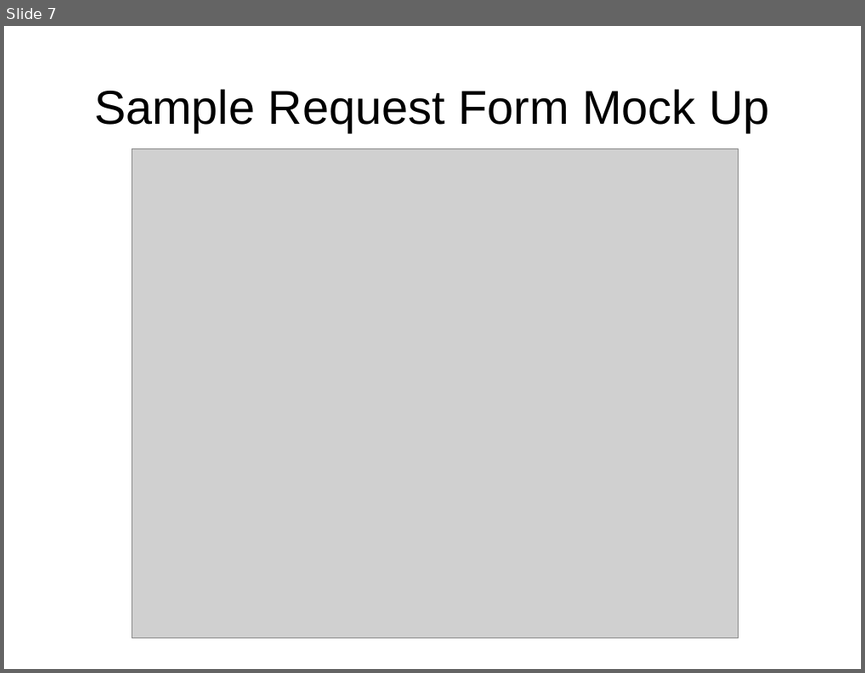
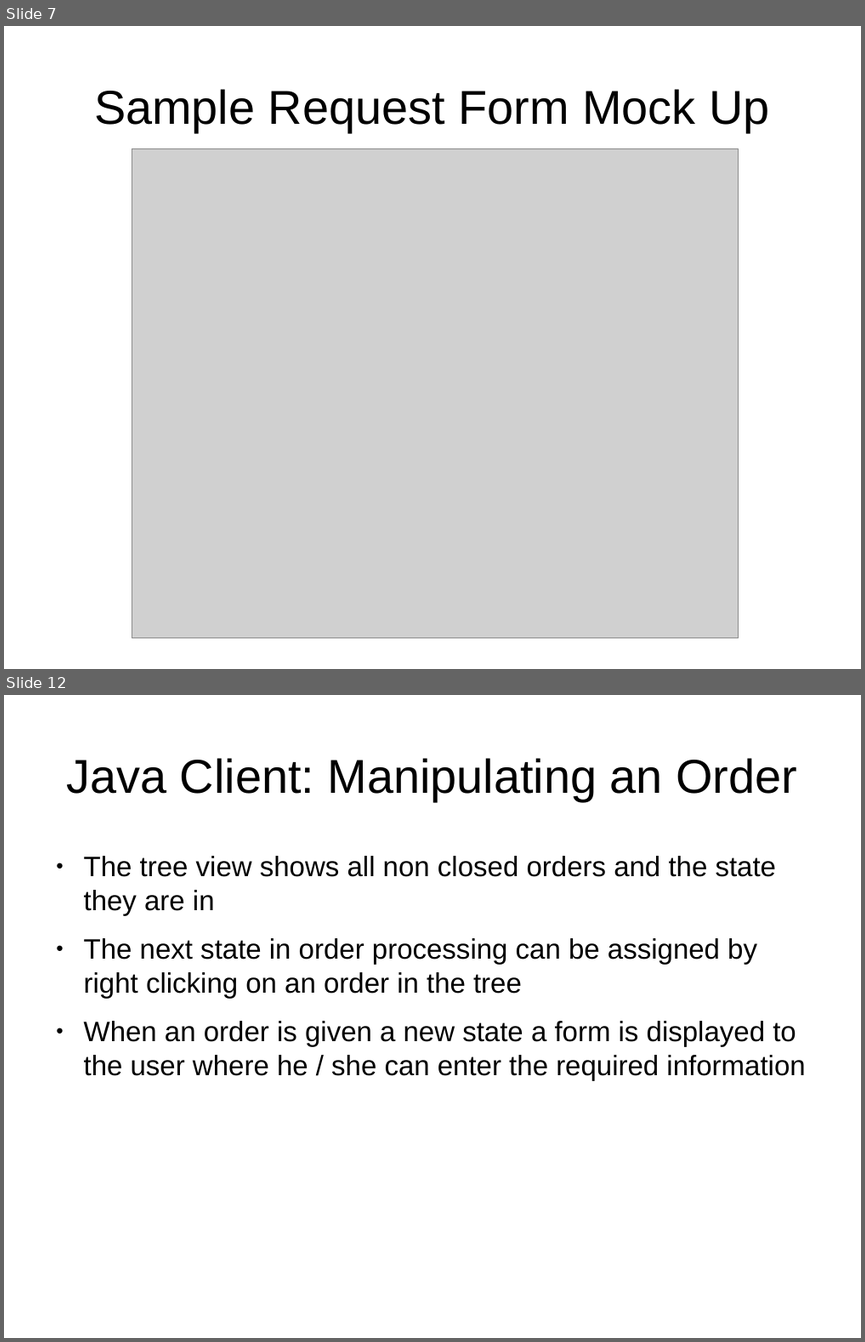
Before and after one commit to CBSR-Biobank/biobank, a slide deck: docs/sampleRequestFlowcharts.odp. Shown one above the other, each under a label of ours: slide 7 before the commit, slides 7 and 12 after it; the slides between them are not shown. The pictures are 865x673 and 865x1342 pixels, drawn with LibreOffice and Linux fonts; fonts in the diff are those of the drawing; grey boxes stand for pictures. Boxes give left, top, right and bottom in pixels: in the first picture for what was removed or moved away, otherwise in the second. Text is boxed around its words. In the diff, an @@ line names an element or a change of style, - is before the commit and + after.

```diff
--- a/docs/sampleRequestFlowcharts.odp
+++ b/docs/sampleRequestFlowcharts.odp
@@ slide 12 added at [4, 695, 861, 1338], background #FFFFFF @@
@@ title added at [66, 758, 797, 801], 44 pt, text #000000 @@
+Java Client: Manipulating an Order
@@ text added at [84, 856, 805, 1081], 26 pt, text #000000 @@
+● The tree view shows all non closed orders and the state they are in
+● The next state in order processing can be assigned by right clicking on an order in the tree
+● When an order is given a new state a form is displayed to the user where he / she can enter the required information
```
Also in this commit, not shown: 2 slides changed, 4 other slides added.
